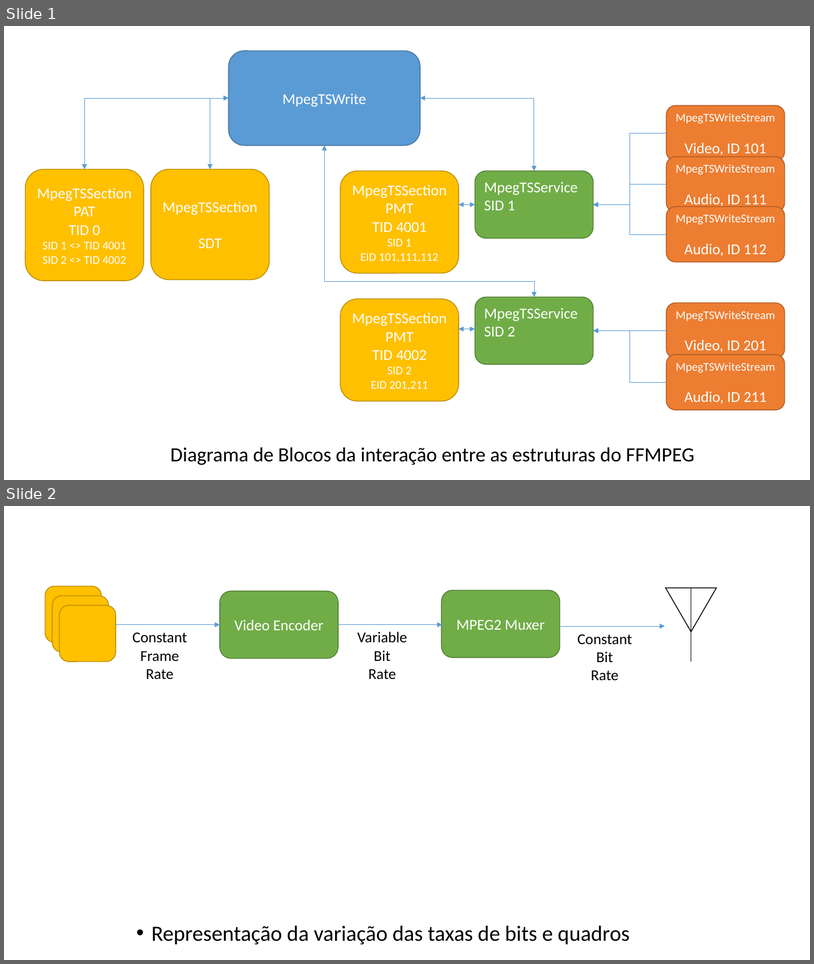
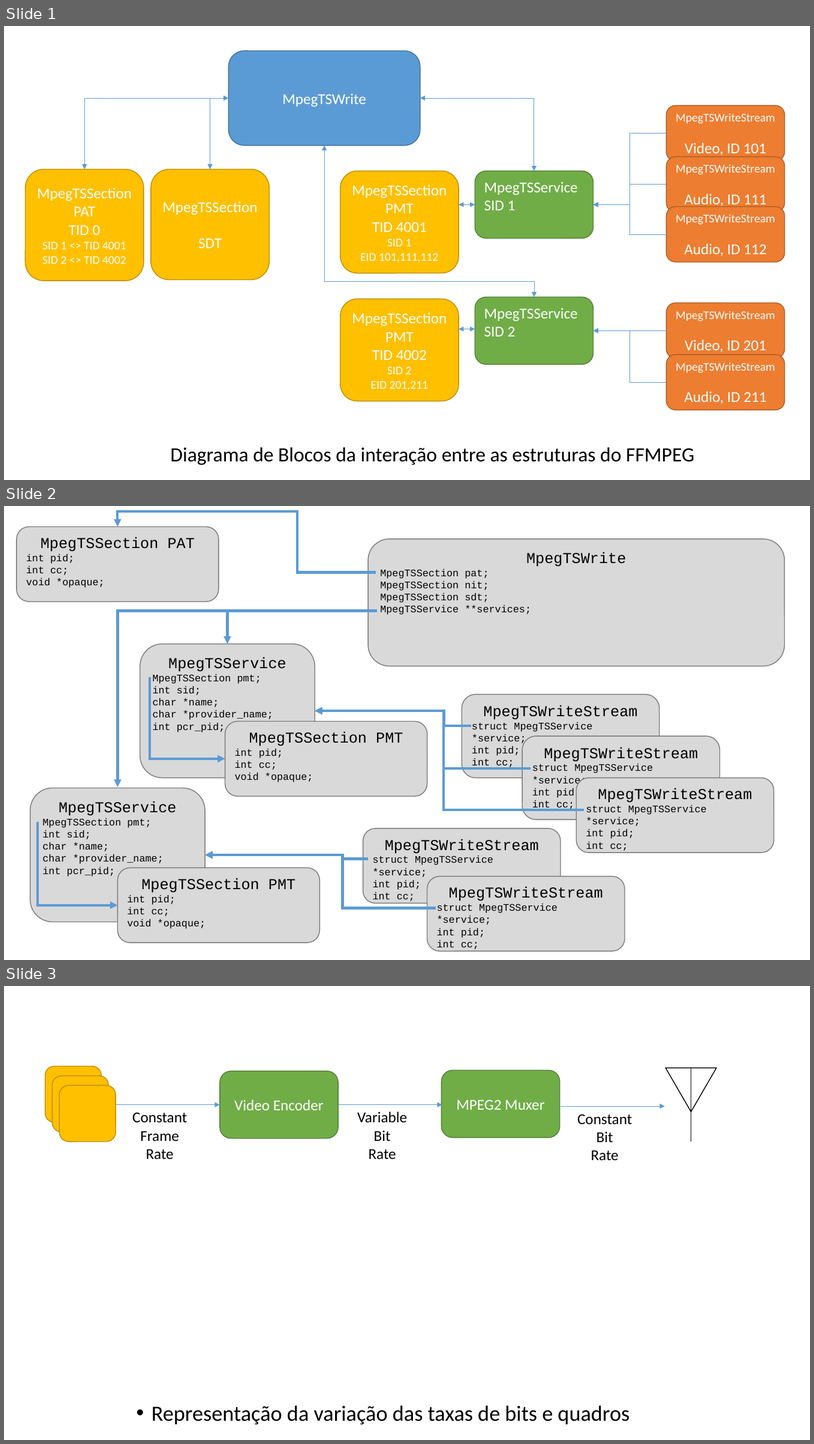
Before and after one commit to nasall2/TCC, a slide deck: relatorio/abntex2-modelos-1.9.2/figuras/diagramas.pptx. Shown one above the other, each under a label of ours: slides 1 and 2 before the commit, slides 1, 2 and 3 after it. The pictures are 814x964 and 814x1444 pixels, drawn with LibreOffice and Linux fonts; fonts in the diff are those of the drawing. Boxes give left, top, right and bottom in pixels: in the first picture for what was removed or moved away, otherwise in the second. Text is boxed around its words. In the diff, an @@ line names an element or a change of style, - is before the commit and + after.

```diff
--- a/relatorio/abntex2-modelos-1.9.2/figuras/diagramas.pptx
+++ b/relatorio/abntex2-modelos-1.9.2/figuras/diagramas.pptx
@@ slide 2 added at (x1=4, y1=506, x2=810, y2=960), background #FFFFFF @@
@@ elbow arrow added from (376, 573) to (118, 526), #5B9BD5 3 pt @@
@@ rounded rectangle added at (x1=17, y1=526, x2=219, y2=601), fill #D9D9D9, outline #7A7A7A 1 pt, 12 pt, text #000000 @@
+MpegTSSection PAT
+int pid;
+int cc;
+void *opaque;
@@ rounded rectangle added at (x1=368, y1=538, x2=785, y2=666), fill #D9D9D9, outline #7A7A7A 1 pt, 12 pt, text #000000 @@
+MpegTSWrite
+MpegTSSection pat;
+MpegTSSection nit;
+MpegTSSection sdt;
+MpegTSService **services;
@@ elbow arrow added from (377, 610) to (118, 787), #5B9BD5 3 pt @@
@@ elbow arrow added from (376, 611) to (228, 644), #5B9BD5 3 pt @@
@@ rounded rectangle added at (x1=140, y1=644, x2=315, y2=778), fill #D9D9D9, outline #7A7A7A 1 pt, 12 pt, text #000000 @@
+MpegTSService
+MpegTSSection pmt;
+int sid;
+char *name;
+char *provider_name;
+int pcr_pid;
@@ elbow arrow added from (150, 676) to (225, 759), #5B9BD5 3 pt @@
@@ rounded rectangle added at (x1=462, y1=694, x2=660, y2=778), fill #D9D9D9, outline #7A7A7A 1 pt, 12 pt, text #000000 @@
+MpegTSWriteStream
+struct MpegTSService *service;
+int pid;
+int cc;
@@ rounded rectangle added at (x1=225, y1=721, x2=428, y2=796), fill #D9D9D9, outline #7A7A7A 1 pt, 12 pt, text #000000 @@
+MpegTSSection PMT
+int pid;
+int cc;
+void *opaque;
@@ elbow arrow added from (471, 726) to (315, 711), #5B9BD5 3 pt @@
@@ elbow arrow added from (531, 768) to (315, 711), #5B9BD5 3 pt @@
@@ elbow arrow added from (584, 810) to (315, 711), #5B9BD5 3 pt @@
@@ rounded rectangle added at (x1=522, y1=736, x2=720, y2=819), fill #D9D9D9, outline #7A7A7A 1 pt, 12 pt, text #000000 @@
+MpegTSWriteStream
+struct MpegTSService *service;
+int pid;
+int cc;
@@ rounded rectangle added at (x1=30, y1=788, x2=205, y2=922), fill #D9D9D9, outline #7A7A7A 1 pt, 12 pt, text #000000 @@
+MpegTSService
+MpegTSSection pmt;
+int sid;
+char *name;
+char *provider_name;
+int pcr_pid;
@@ rounded rectangle added at (x1=577, y1=778, x2=775, y2=853), fill #D9D9D9, outline #7A7A7A 1 pt, 12 pt, text #000000 @@
+MpegTSWriteStream
+struct MpegTSService *service;
+int pid;
+int cc;
@@ elbow arrow added from (38, 821) to (118, 904), #5B9BD5 3 pt @@
@@ rounded rectangle added at (x1=363, y1=828, x2=561, y2=903), fill #D9D9D9, outline #7A7A7A 1 pt, 12 pt, text #000000 @@
+MpegTSWriteStream
+struct MpegTSService *service;
+int pid;
+int cc;
@@ elbow arrow added from (436, 907) to (205, 855), #5B9BD5 3 pt @@
@@ elbow arrow added from (368, 859) to (205, 855), #5B9BD5 3 pt @@
@@ rounded rectangle added at (x1=118, y1=868, x2=320, y2=943), fill #D9D9D9, outline #7A7A7A 1 pt, 12 pt, text #000000 @@
+MpegTSSection PMT
+int pid;
+int cc;
+void *opaque;
@@ rounded rectangle added at (x1=428, y1=876, x2=625, y2=951), fill #D9D9D9, outline #7A7A7A 1 pt, 12 pt, text #000000 @@
+MpegTSWriteStream
+struct MpegTSService *service;
+int pid;
+int cc;
@@ what was slide 2 is now slide 3 @@
```
Also in this commit, not shown: 2 other files.
